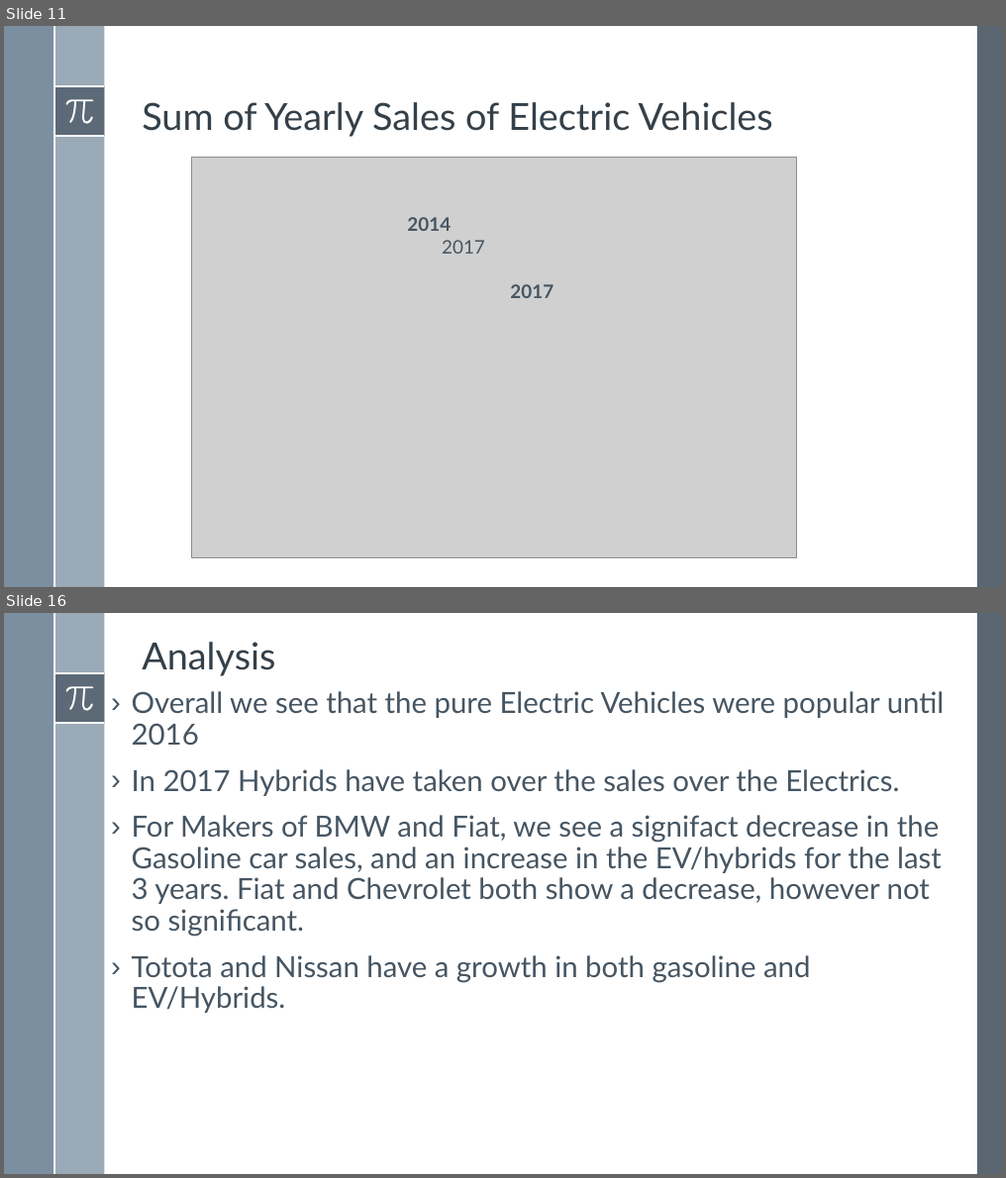
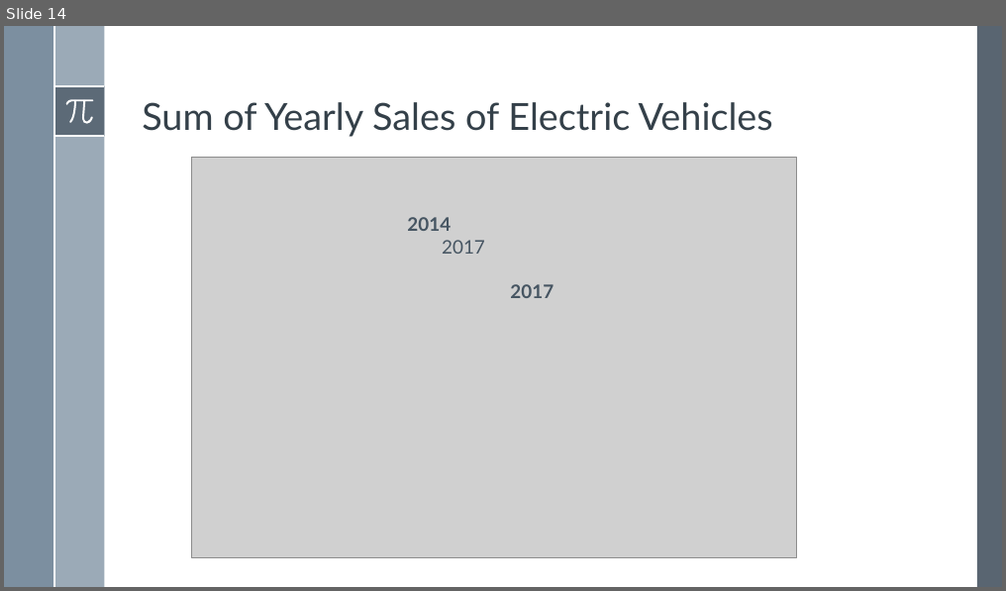
Before and after one commit to SpenserHilton/BootcampProj1, a slide deck: Project1_Presentation_EV.pptx. Shown one above the other, each under a label of ours: slides 11 and 16 before the commit, slide 14 after it; the slides between them are not shown. The pictures are 1006x1178 and 1006x591 pixels, drawn with LibreOffice and Linux fonts; fonts in the diff are those of the drawing; grey boxes stand for pictures. Boxes give left, top, right and bottom in pixels: in the first picture for what was removed or moved away, otherwise in the second. Text is boxed around its words. In the diff, an @@ line names an element or a change of style, - is before the commit and + after.

Commit message:
Adding project presentation Excel Analysis and Gasoline vs EV ipynb

```diff
--- a/Project1_Presentation_EV.pptx
+++ b/Project1_Presentation_EV.pptx
@@ slide 16 removed at (4,613,1002,1174), background #FFFFFF; not listed: 8 template elements that a slide beside it also shows @@
@@ title removed at (142,642,275,676) @@
-Analysis
@@ text removed at (132,691,944,1013) @@
-› Overall we see that the pure Electric Vehicles were popular until 2016
-› In 2017 Hybrids have taken over the sales over the Electrics.
-› For Makers of BMW and Fiat, we see a signifact decrease in the Gasoline car sales, and an increase in the EV/hybrids for the last 3 years. Fiat and Chevrolet both show a decrease, however not so significant.
-› Totota and Nissan have a growth in both gasoline and EV/Hybrids.
@@ what was slide 11 is now slide 14 @@
```
Also in this commit, not shown: 6 slides changed, 10 slides added, 11 other slides removed, 5 other files.
